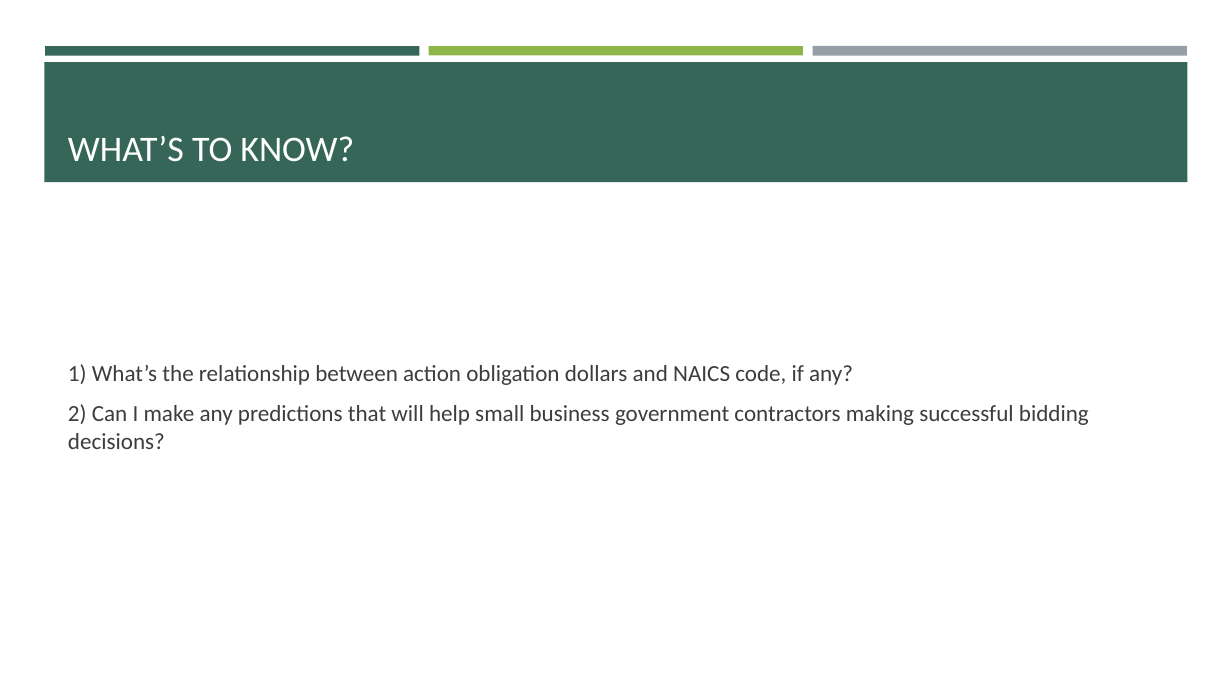
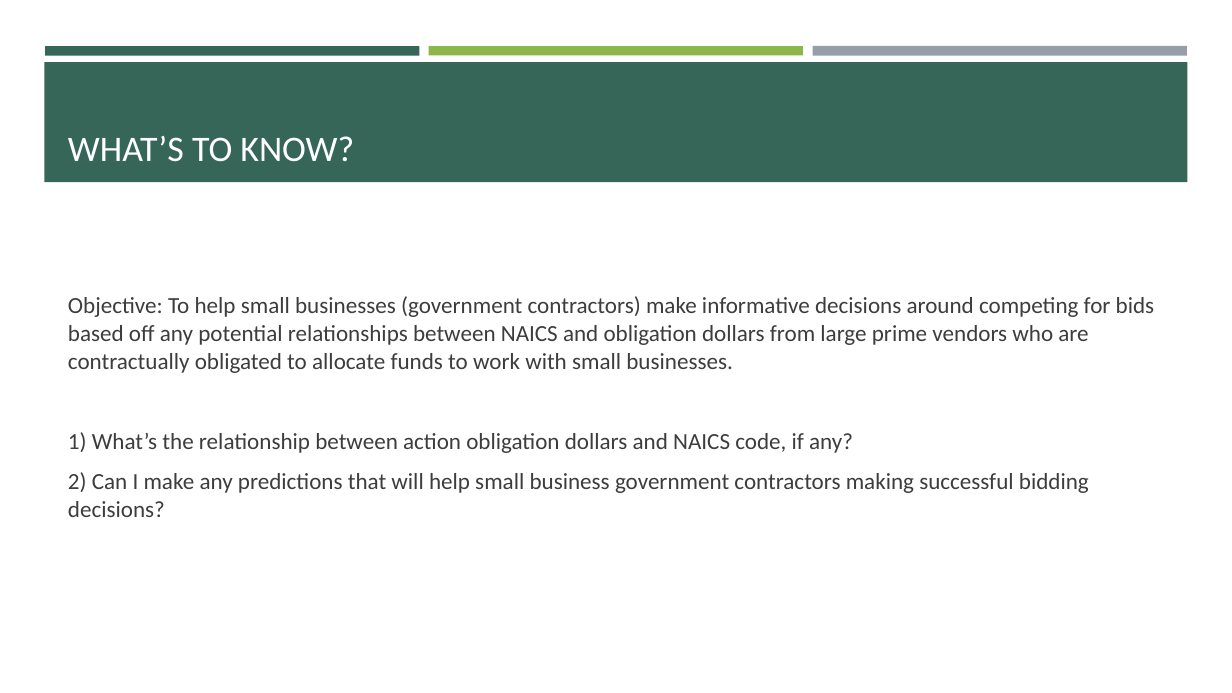
Before and after one commit to Xilverine/GSAPrimeSubObligations, a slide deck: slide 2 of PSdir_PowerPoint.pptx. Drawn at 1232x693 pixels with LibreOffice and Linux fonts; fonts in the diff are those of the drawing. Boxes give left, top, right and bottom in pixels: in the first picture for what was removed or moved away, otherwise in the second. Text is boxed around its words. In the diff, an @@ line names an element or a change of style, - is before the commit and + after.

```diff
--- a/PSdir_PowerPoint.pptx
+++ b/PSdir_PowerPoint.pptx
@@ text at [68,296,1155,373]: paragraph added @@
+Objective: To help small businesses (government contractors) make informative decisions around competing for bids based off any potential relationships between NAICS and obligation dollars from large prime vendors who are contractually obligated to allocate funds to work with small businesses.
```
Also in this commit, not shown: 2 slides added.
